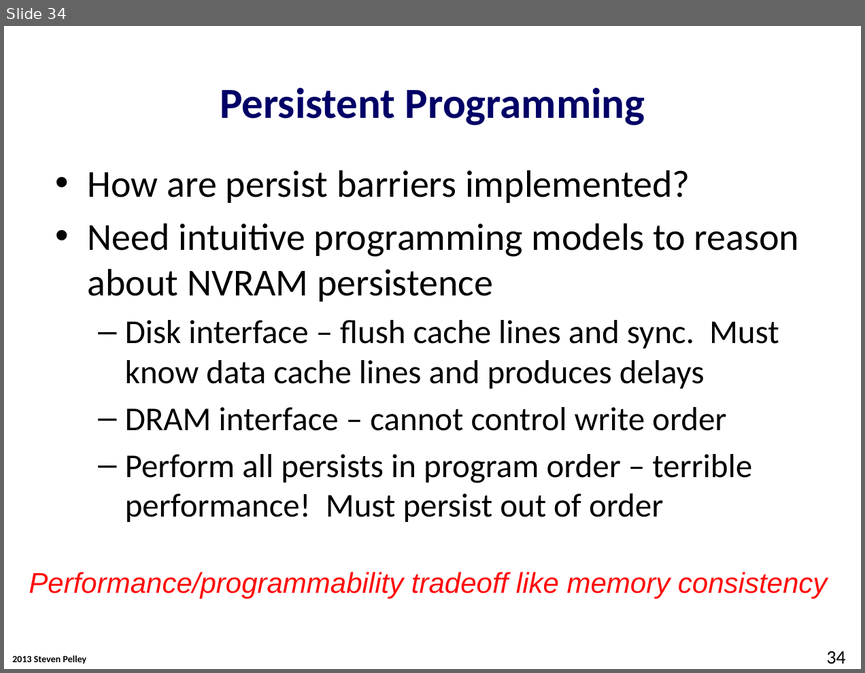
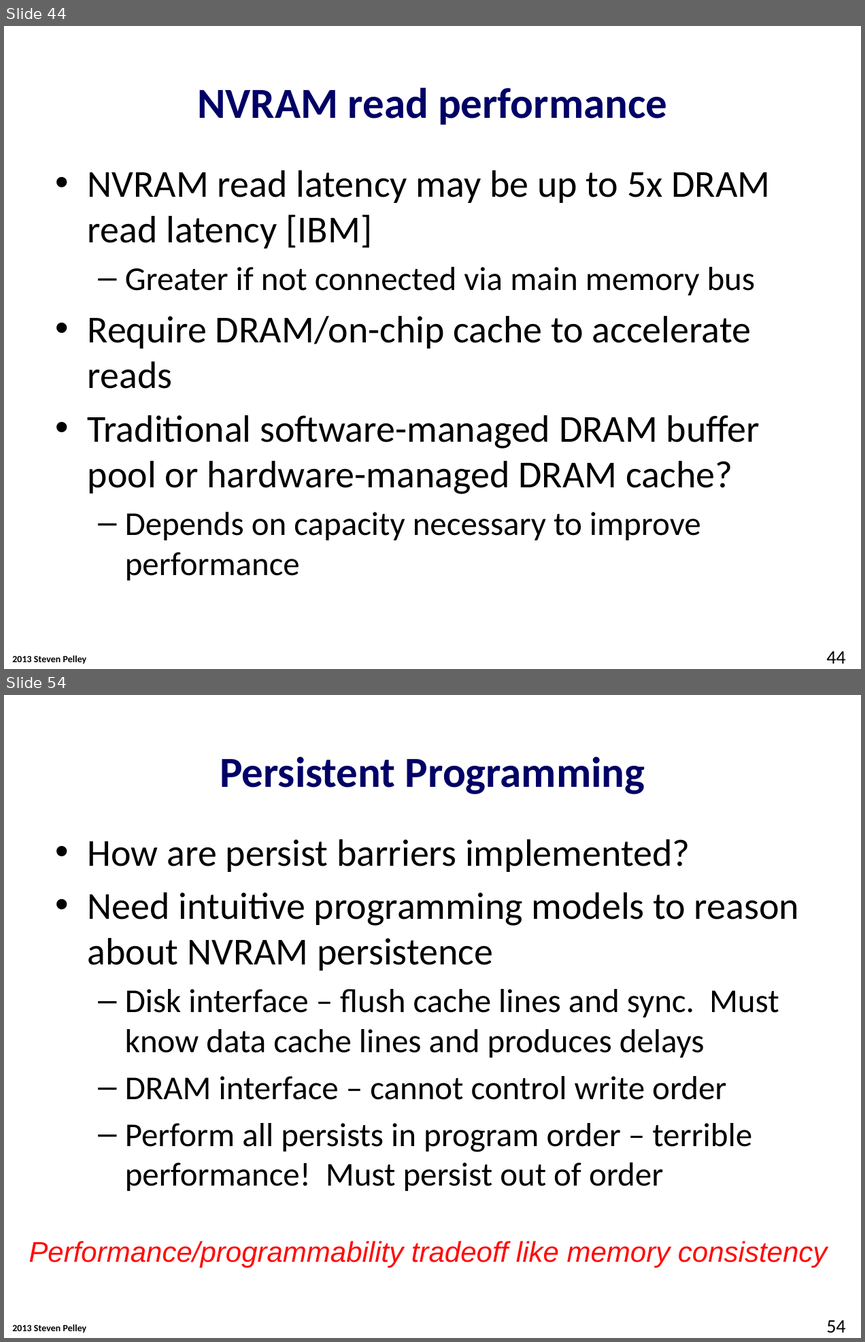
Before and after one commit to Abulila/dissertation, a slide deck: proposal/proposal.pptx. Shown one above the other, each under a label of ours: slide 34 before the commit, slides 44 and 54 after it; the slides between them are not shown. The pictures are 865x673 and 865x1342 pixels, drawn with LibreOffice and Linux fonts; fonts in the diff are those of the drawing; background and template pictures are left out. Boxes give left, top, right and bottom in pixels: in the first picture for what was removed or moved away, otherwise in the second. Text is boxed around its words. In the diff, an @@ line names an element or a change of style, - is before the commit and + after.

```diff
--- a/proposal/proposal.pptx
+++ b/proposal/proposal.pptx
@@ slide 44 added at bbox=[4, 26, 861, 669], background #FFFFFF; not listed: 1 template element that a slide beside it also shows @@
@@ title added at bbox=[197, 87, 667, 125], 36 pt, text #000066, bold @@
+NVRAM read performance
@@ text added at bbox=[88, 170, 770, 580], 32 pt, text #000000 @@
+• NVRAM read latency may be up to 5x DRAM read latency [IBM]
+  – Greater if not connected via main memory bus
+• Require DRAM/on-chip cache to accelerate reads
+• Traditional software-managed DRAM buffer pool or hardware-managed DRAM cache?
+  – Depends on capacity necessary to improve performance
@@ page number added at bbox=[826, 651, 845, 663], 16 pt, text #000000 @@
+44
@@ what was slide 34 is now slide 54 @@
@@ page number at bbox=[826, 1320, 845, 1333]: text changed @@
-34
+54
```
Also in this commit, not shown: 2 slides changed, 19 other slides added.
